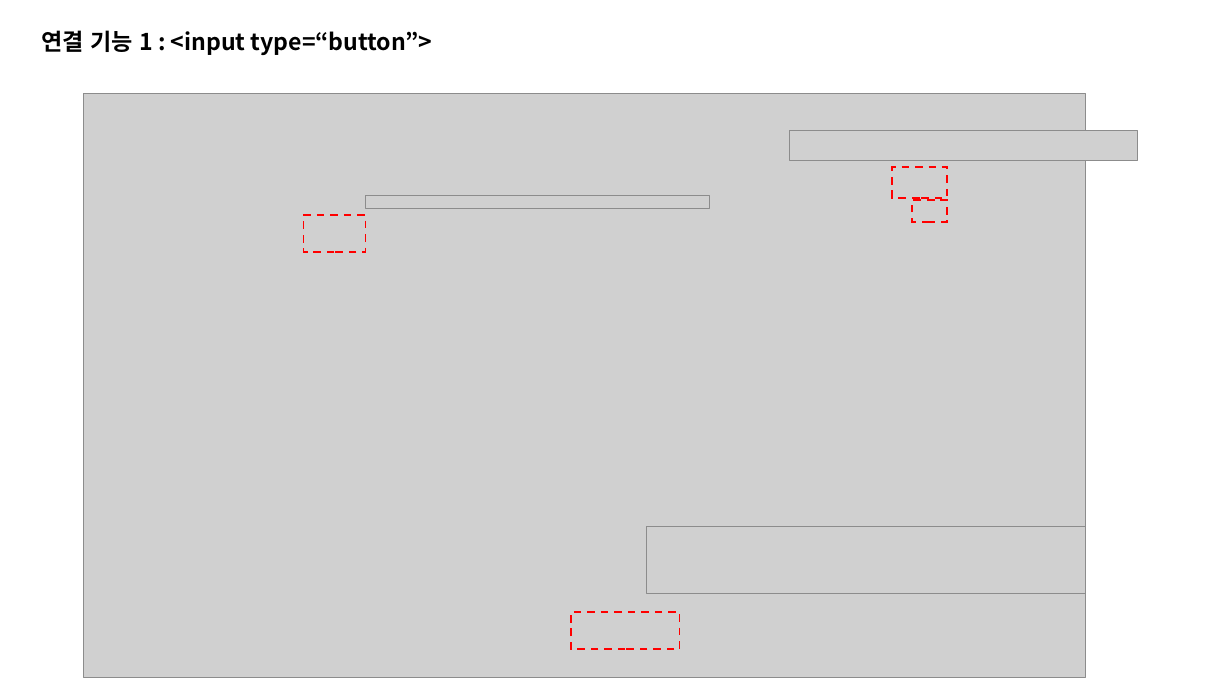
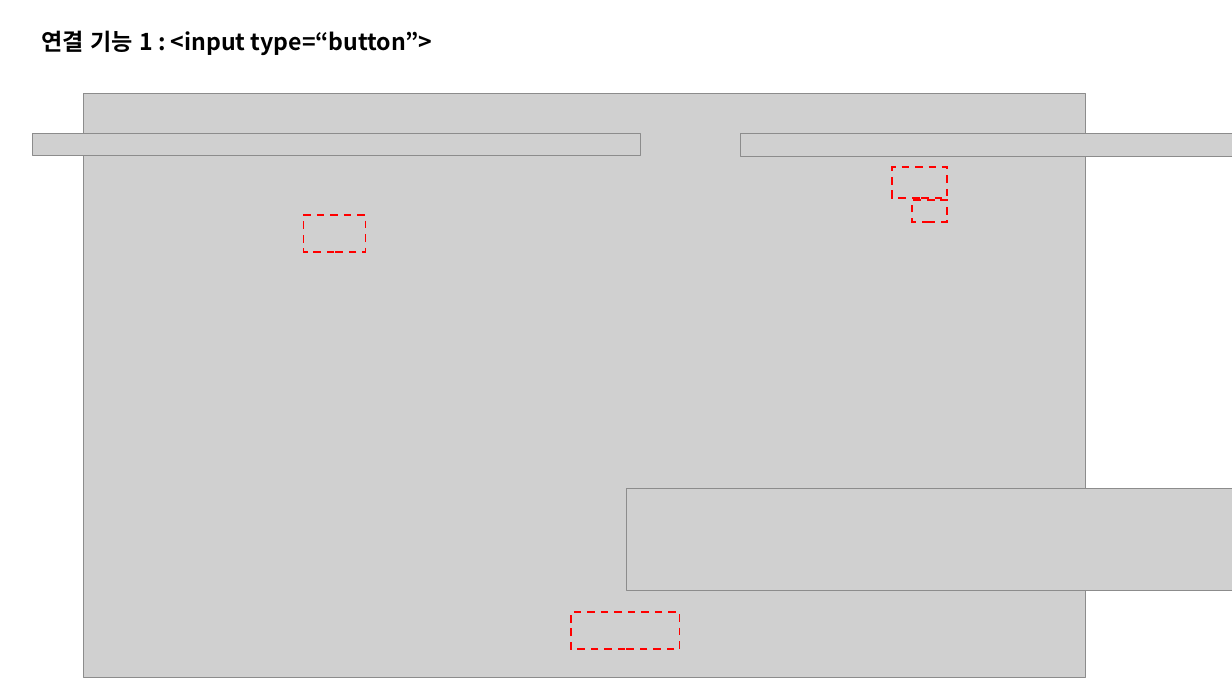
Before and after one commit to ezenteam2/TripMate, a slide deck: slide 15 of 0130서희.pptx (slide 11 before the commit). Drawn at 1232x693 pixels with LibreOffice and Linux fonts; fonts in the diff are those of the drawing; grey boxes stand for pictures. Boxes give left, top, right and bottom in pixels: in the first picture for what was removed or moved away, otherwise in the second. Text is boxed around its words. In the diff, an @@ line names an element or a change of style, - is before the commit and + after.

```diff
--- a/0130서희.pptx
+++ b/0130서희.pptx
@@ picture added at box(32, 134, 640, 155) @@
@@ picture: place and size @@
-picture at box(790, 130, 1138, 161)
+picture at box(740, 134, 1232, 157)
@@ picture removed at box(366, 195, 710, 208) @@
@@ picture added at box(627, 488, 1232, 591) @@
@@ picture removed at box(647, 527, 1085, 594) @@
```
Also in this commit, not shown: 6 other slides changed, 5 slides added, 1 other file.
